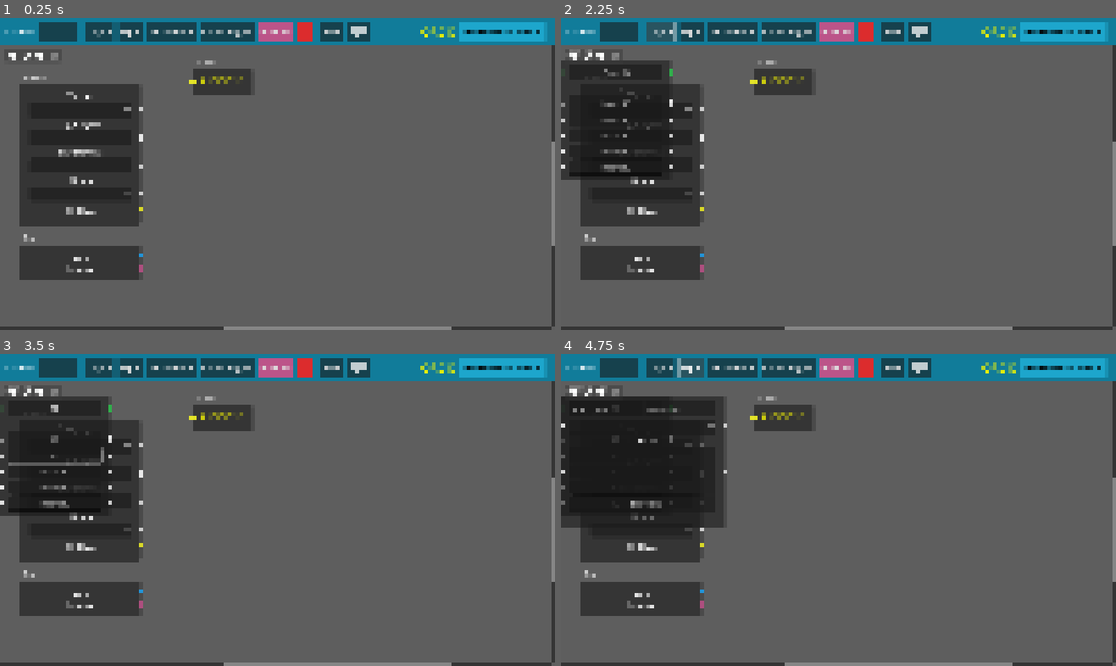
Above: before the commit, frames 1-4 (two rows, left to right).
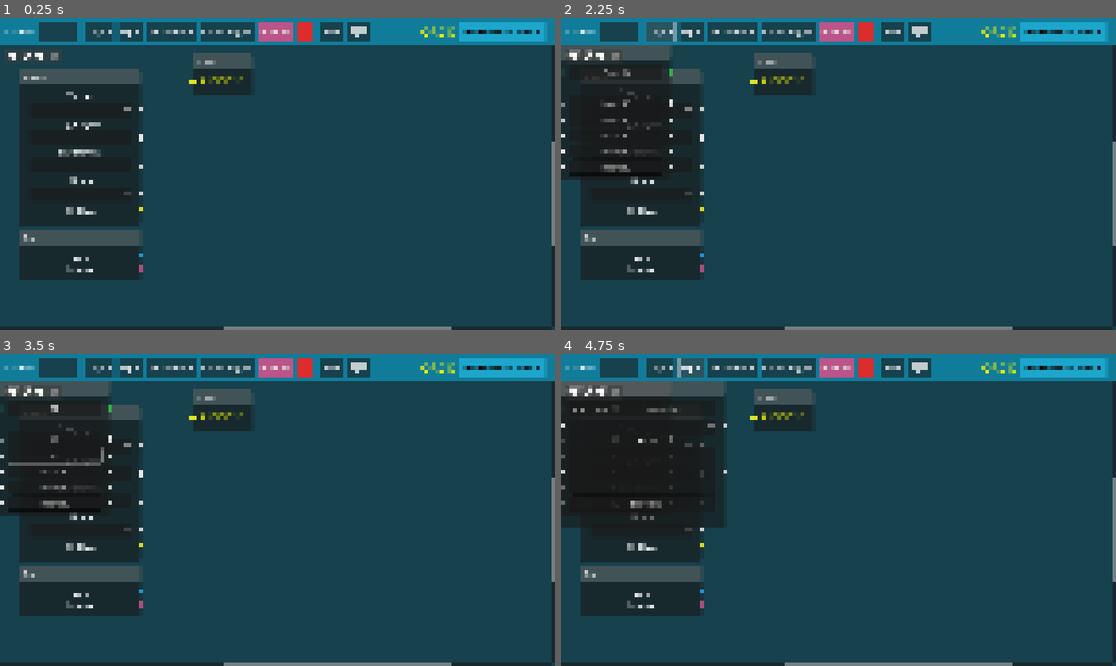
Above: after the commit, the same moments.

Repository: sciple/metadata-app
Game: Godot game, scene res://main.tscn
The game is run twice, just before and just after one commit, with the same random seed, the same clock (stepped at 60 frames per second) and the same inputs.
Inputs (mouse positions are in pixels of both pictures, inside the frame that each line leads up to):
- Up to frame 1 (0.25 s): no input
- Up to frame 2 (2.25 s): click (616, 30) at 0.52 s; type "12" at 0.6 s; click "Save" at 1.25 s; click "Cage +" at 2 s
- Up to frame 3 (3.5 s): click (55, 407) at 2.77 s; type "12" at 2.85 s; click (55, 438) at 3 s; type "12" at 3.08 s; click (55, 453) at 3.23 s; type "12" at 3.32 s
- Up to frame 4 (4.75 s): click (616, 472) at 3.52 s; type "12" at 3.6 s; click (616, 488) at 3.75 s; type "12" at 3.83 s; click (616, 503) at 3.98 s; type "12" at 4.07 s; click "Exp +" at 4.25 s

The runs differ from the first frame. In frame 1, 86% of the frame differs, in the area x 0-100%, y 8-100%; in frame 2, 81%; in frame 3, 81%; in frame 4, 77%.

Commit message:
idea for report function

Diff:
--- a/cage/cage.gd
+++ b/cage/cage.gd
@@ -14,5 +14,5 @@
 	var file = FileAccess.open(save_path, FileAccess.WRITE)
 	for i in range(5):
 		var subject = get_node("subject_" + str(i) + "_id")
-		print(cage_id.text, subject.text)
+		print(cage_id.text,'\t',subject.text)
 		file.store_csv_line(PackedStringArray([cage_id.text, subject.text ]))
--- a/main.gd
+++ b/main.gd
@@ -54,9 +54,12 @@
 		# node obtained form the connection list
 		var from = G.get_node(NodePath(connection_list[i]['from_node']))
 		var to = G.get_node(NodePath(connection_list[i]['to_node']))
+		print(from.name, ' >>> ', to.name)
 
-		print(from, '>>>', to)
 		if to.has_method("report"):
+			# the FROM node shouldbe passed to report
+			# then the report should generate an extra column
+			# in the report with the name of the FROM node
 			to.report()
 
 
--- a/main.tscn
+++ b/main.tscn
@@ -25,9 +25,6 @@
 corner_radius_top_right = 3
 corner_radius_bottom_right = 3
 corner_radius_bottom_left = 3
-
-[sub_resource type="StyleBoxFlat" id="StyleBoxFlat_7agy6"]
-bg_color = Color(0.370364, 0.370365, 0.370364, 1)
 
 [sub_resource type="StyleBoxFlat" id="StyleBoxFlat_nf0vp"]
 bg_color = Color(0.114075, 0.649625, 0.80176, 1)
@@ -121,7 +118,6 @@
 offset_top = 54.0
 grow_horizontal = 2
 grow_vertical = 2
-theme_override_styles/panel = SubResource("StyleBoxFlat_7agy6")
 show_grid = false
 right_disconnects = true
 connection_lines_thickness = 0.5
Not shown: 1 places in main.tscn that only renumber resources
